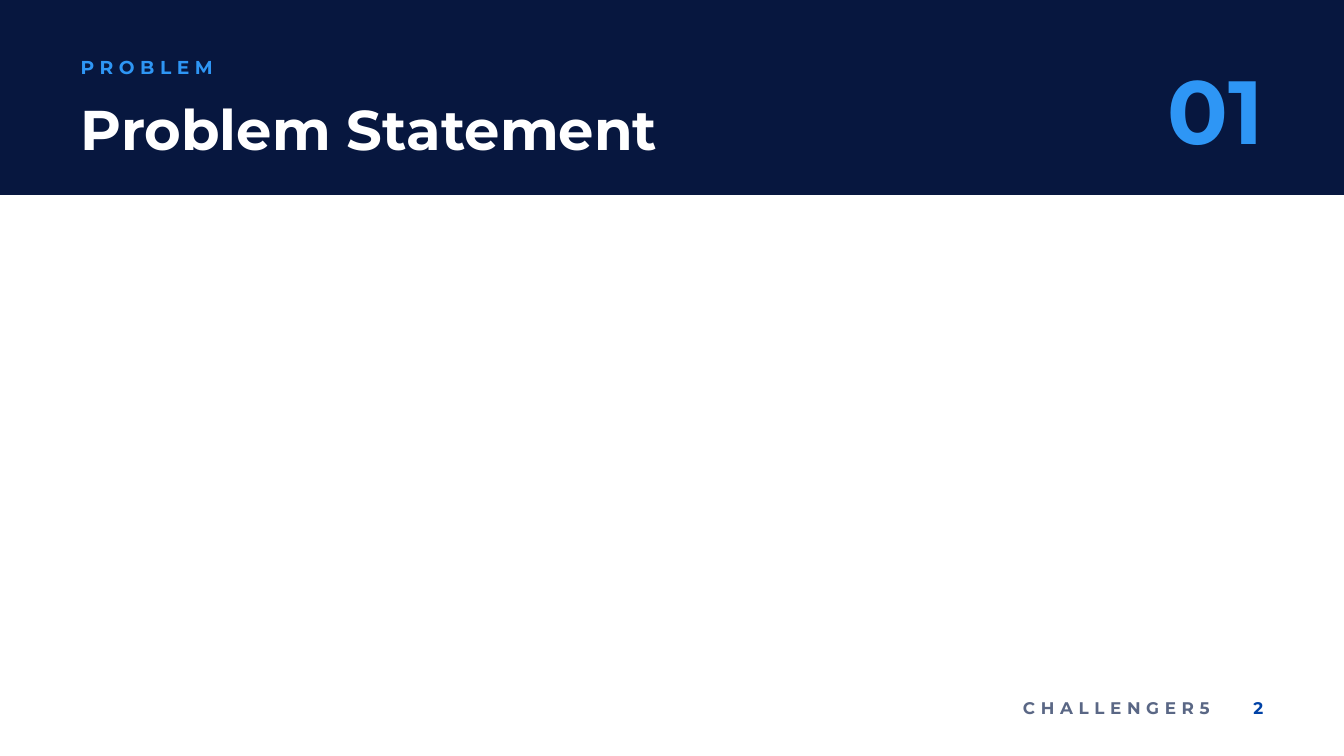
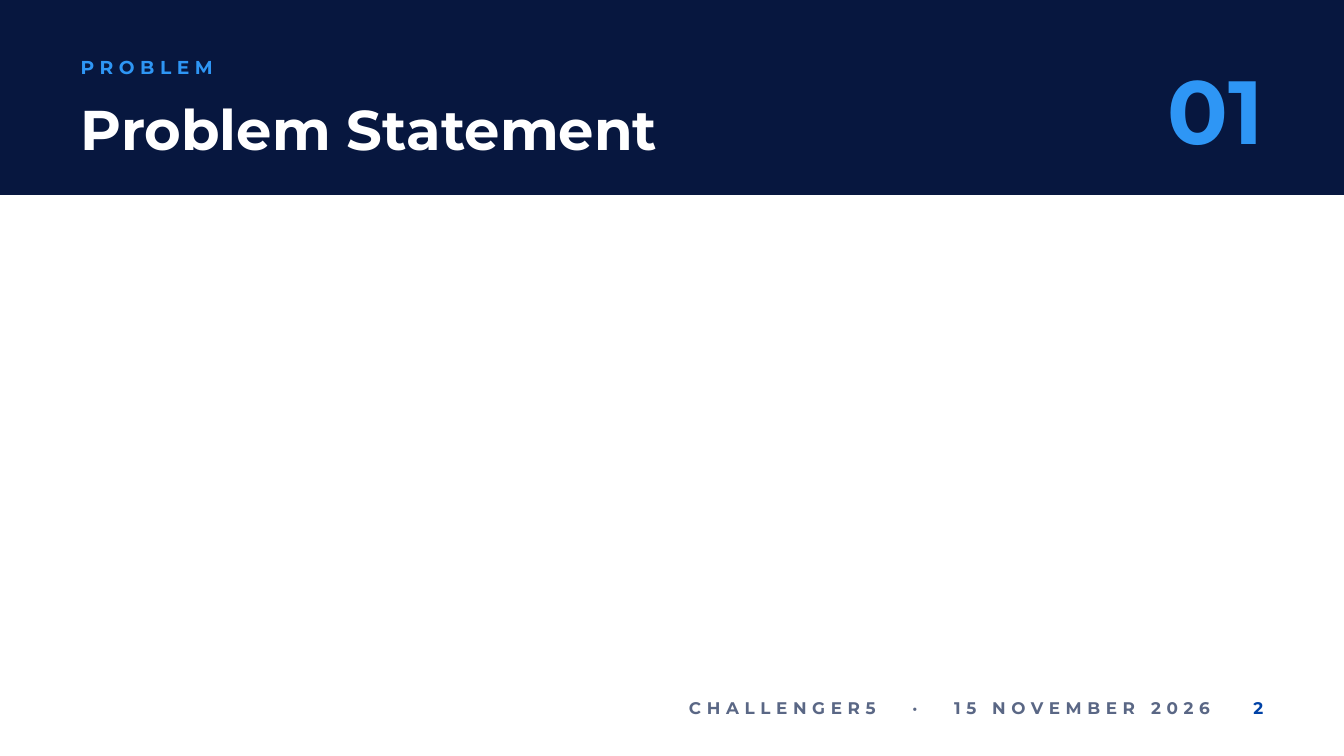
Before and after one commit to ngydc/sac-challenger5, a slide deck: slide 2 of docs/submission/CHALLENGER5_pitch.pptx. Drawn at 1344x756 pixels with LibreOffice and Linux fonts; fonts in the diff are those of the drawing; background and template pictures are left out. Boxes give left, top, right and bottom in pixels: in the first picture for what was removed or moved away, otherwise in the second. Text is boxed around its words. In the diff, an @@ line names an element or a change of style, - is before the commit and + after.

```diff
--- a/docs/submission/CHALLENGER5_pitch.pptx
+++ b/docs/submission/CHALLENGER5_pitch.pptx
@@ text at [689, 702, 1210, 714]: text changed @@
-CHALLENGER5
+CHALLENGER5 · 15 NOVEMBER 2026
```
Also in this commit, not shown: 6 other slides changed.
